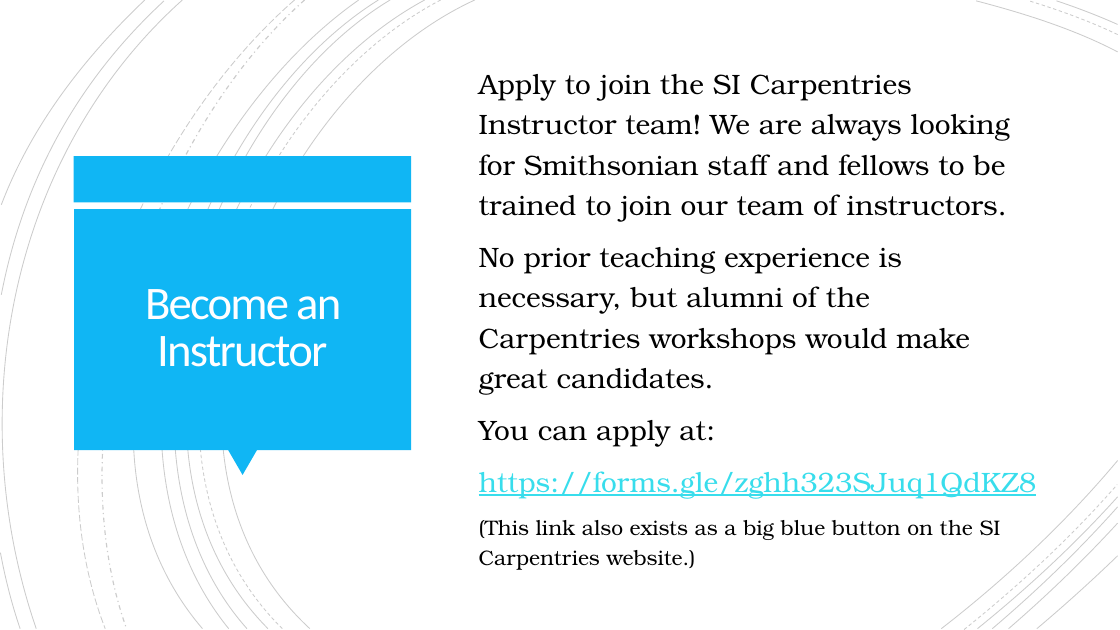
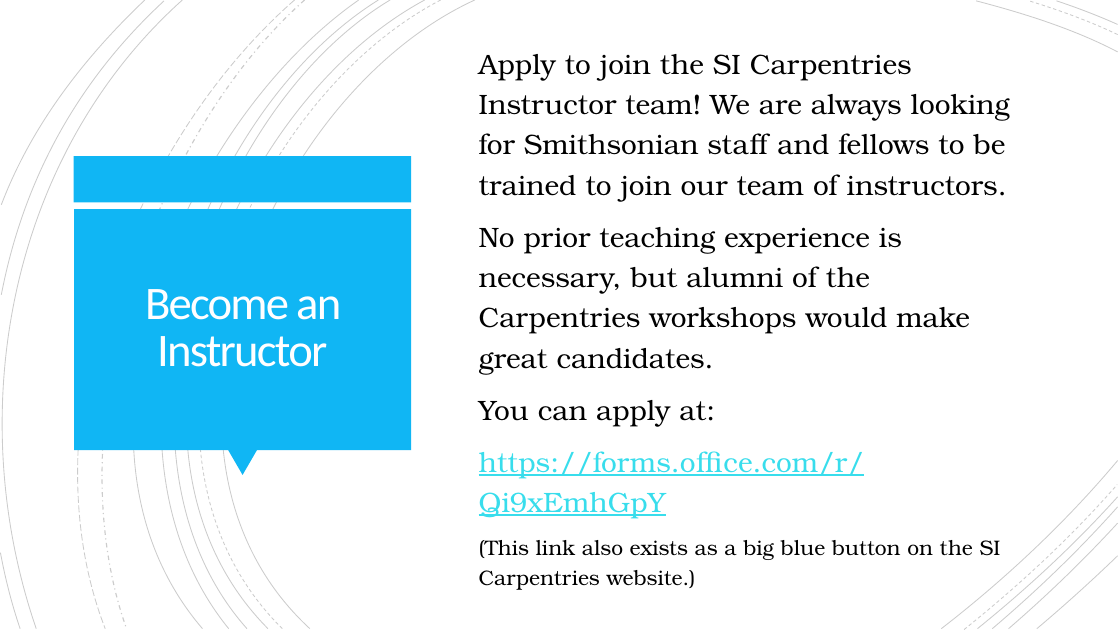
Before and after one commit to SmithsonianWorkshops/workshop-slides, a slide deck: slide 12 of Data Carpentry Wrap-Up.pptx. Drawn at 1120x630 pixels with LibreOffice and Linux fonts; fonts in the diff are those of the drawing. Boxes give left, top, right and bottom in pixels: in the first picture for what was removed or moved away, otherwise in the second. Text is boxed around its words. In the diff, an @@ line names an element or a change of style, - is before the commit and + after.

Commit message:
Updated instructor application form link

```diff
--- a/Data Carpentry Wrap-Up.pptx
+++ b/Data Carpentry Wrap-Up.pptx
@@ text at (x1=479, y1=451, x2=865, y2=518): text changed @@
-https://forms.gle/zghh323SJuq1QdKZ8
+https://forms.office.com/r/Qi9xEmhGpY
```
Also in this commit, not shown: 1 other slide changed, 1 other file.
